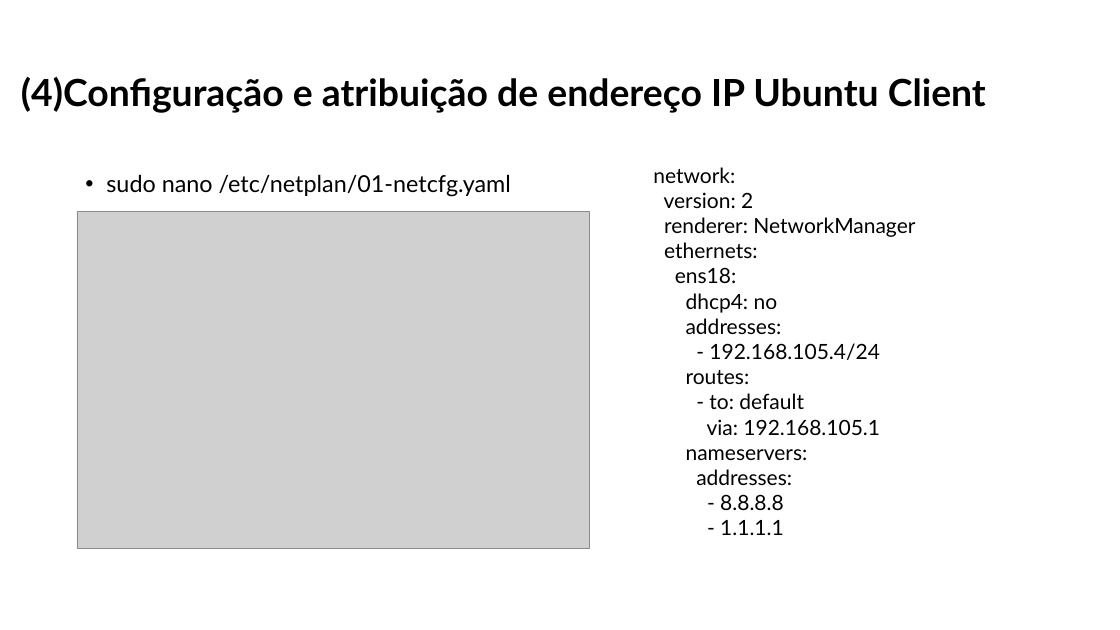
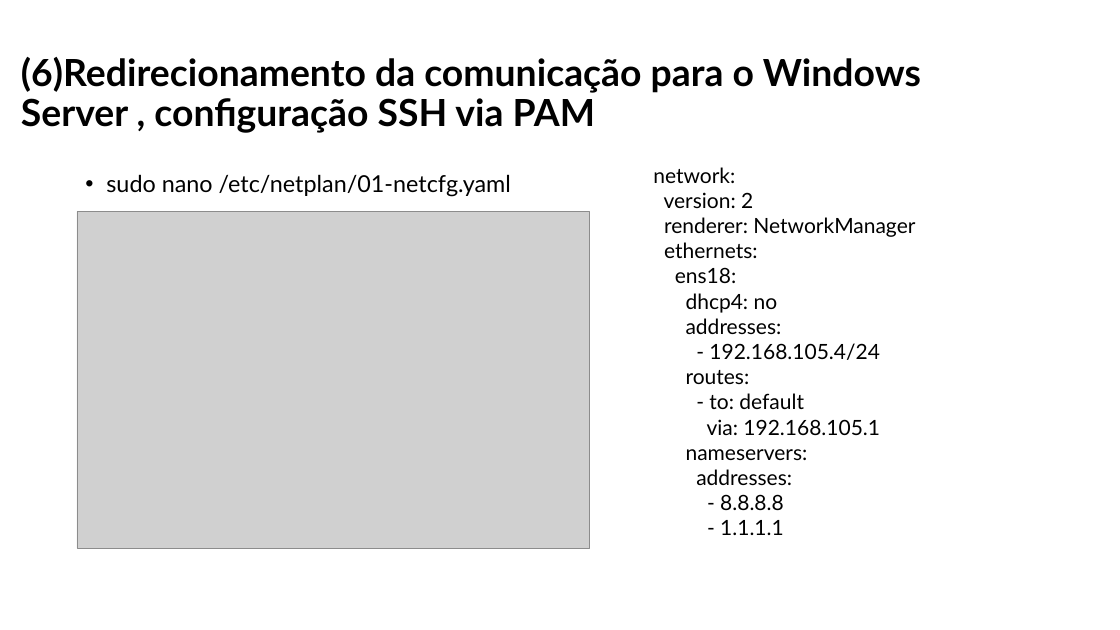
Before and after one commit to orlandonss/TrabalhoSR2, a slide deck: slide 15 of Relatorio_Tutoriais_Workshop/WORKSHOP WINDOWS AD DS & LINUX SERVICES.pptx (slide 10 before the commit). Drawn at 1120x630 pixels with LibreOffice and Linux fonts; fonts in the diff are those of the drawing; grey boxes stand for pictures. Boxes give left, top, right and bottom in pixels: in the first picture for what was removed or moved away, otherwise in the second. Text is boxed around its words. In the diff, an @@ line names an element or a change of style, - is before the commit and + after.

```diff
--- a/Relatorio_Tutoriais_Workshop/WORKSHOP WINDOWS AD DS & LINUX SERVICES.pptx
+++ b/Relatorio_Tutoriais_Workshop/WORKSHOP WINDOWS AD DS & LINUX SERVICES.pptx
@@ title at (21,57,921,133): text changed @@
-(4)Configuração e atribuição de endereço IP Ubuntu Client
+(6)Redirecionamento da comunicação para o Windows Server , configuração SSH via PAM
```
Also in this commit, not shown: 2 other slides changed, 11 slides added, 2 slides removed, 1 other file.
